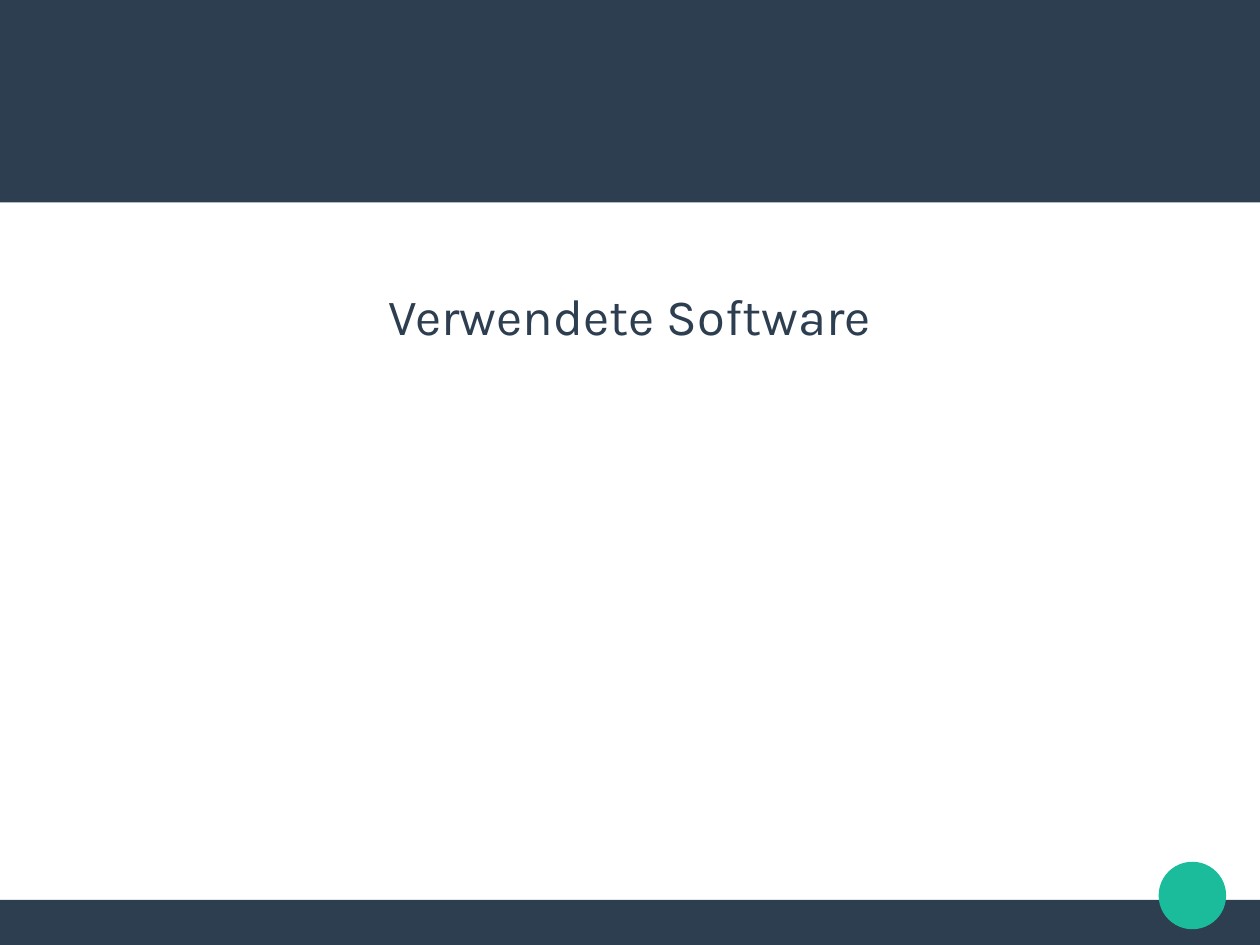
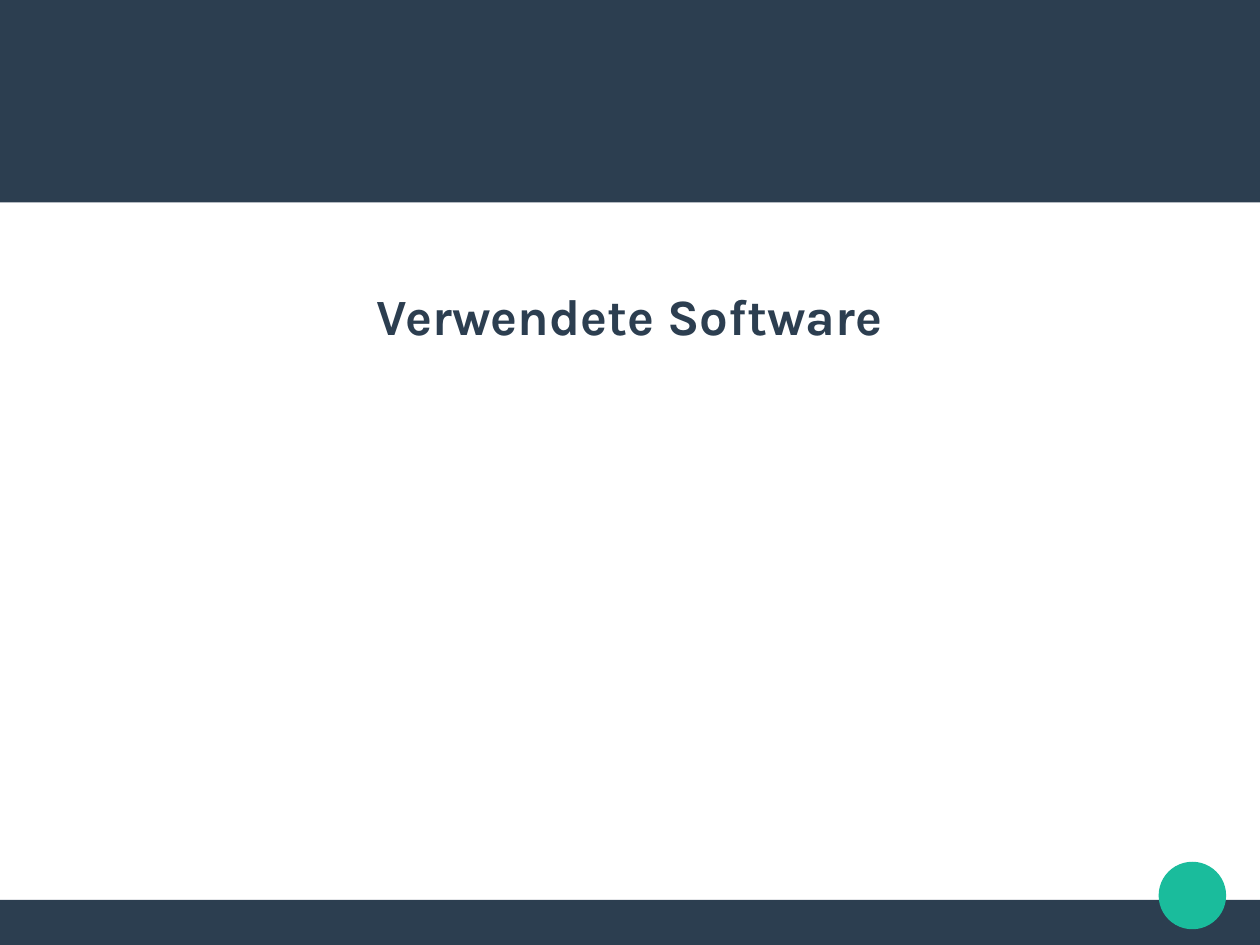
Before and after one commit to ookk2011/GrGsm-Gui, a slide deck: slide 12 of Präsentation_Projektarbeit.odp. Drawn at 1260x945 pixels with LibreOffice and Linux fonts; fonts in the diff are those of the drawing. Boxes give left, top, right and bottom in pixels: in the first picture for what was removed or moved away, otherwise in the second. Text is boxed around its words. In the diff, an @@ line names an element or a change of style, - is before the commit and + after.

```diff
--- a/Präsentation_Projektarbeit.odp
+++ b/Präsentation_Projektarbeit.odp
@@ subtitle "Verwendete Software" at (x1=377, y1=299, x2=882, y2=336): bold on @@
```
Also in this commit, not shown: 1 slide added.
